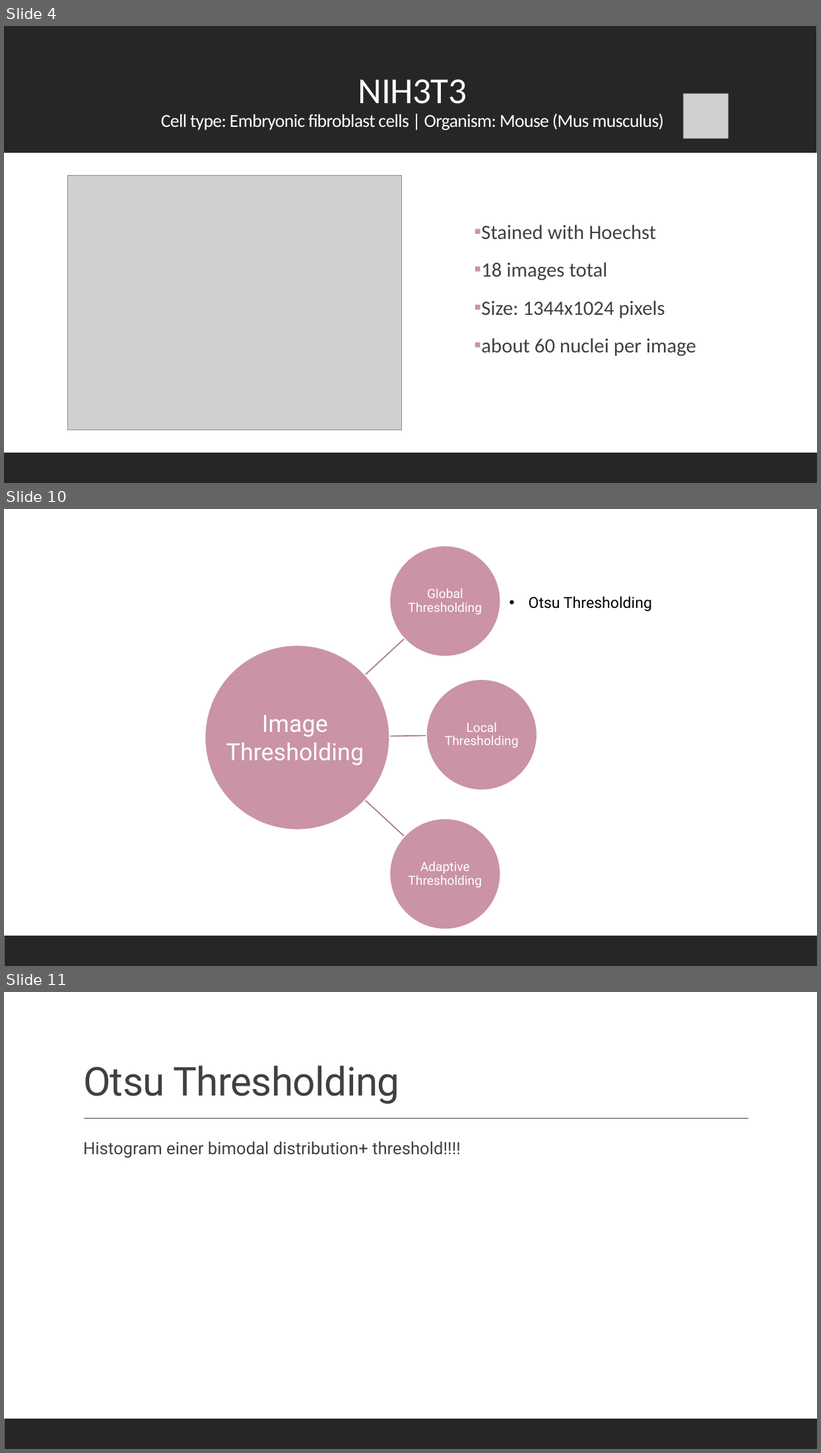
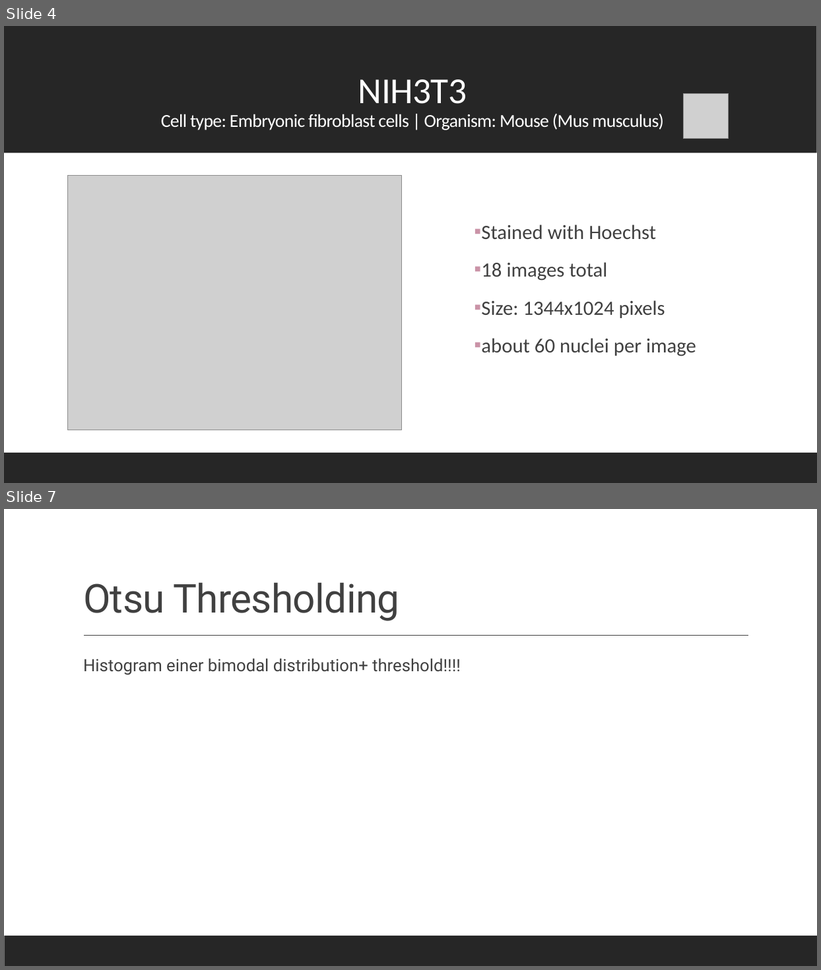
Before and after one commit to datascience-mobi-2022/2022-topic-01-team-04, a slide deck: presentation/layout(2).pptx. Shown one above the other, each under a label of ours: slides 4, 10 and 11 before the commit, slides 4 and 7 after it; the slides between them are not shown. The pictures are 821x1453 and 821x970 pixels, drawn with LibreOffice and Linux fonts; fonts in the diff are those of the drawing; grey boxes stand for pictures. Boxes give left, top, right and bottom in pixels: in the first picture for what was removed or moved away, otherwise in the second. Text is boxed around its words. In the diff, an @@ line names an element or a change of style, - is before the commit and + after.

```diff
--- a/presentation/layout(2).pptx
+++ b/presentation/layout(2).pptx
@@ slide 10 removed at (4, 509, 817, 966), background #FFFFFF; not listed: 1 template element that a slide beside it also shows @@
@@ text removed at (529, 596, 652, 611) @@
-• Otsu Thresholding
@@ text removed at (226, 715, 364, 766) @@
-Image Thresholding
@@ group removed at (205, 545, 538, 930): 4 ellipses, 3 freeform shapes, 3 texts @@
-Global Thresholding
-Local Thresholding
-Adaptive Thresholding
@@ what was slide 11 is now slide 7 @@
```
Also in this commit, not shown: 7 slides changed, 1 slide added, 1 other slide removed.
